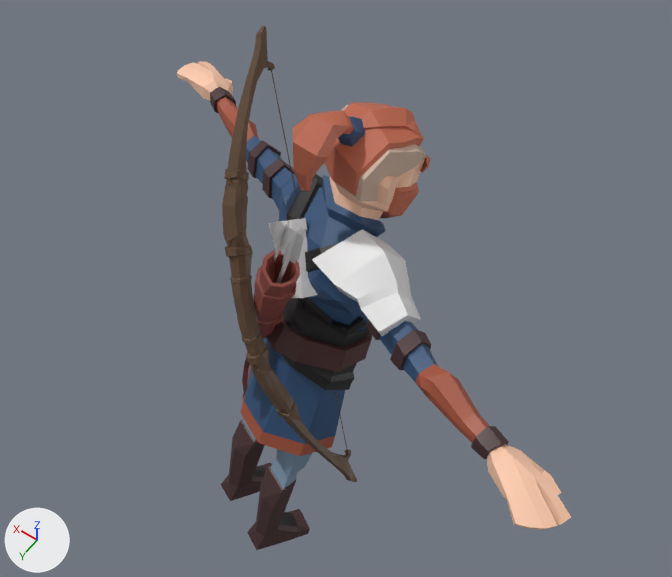
Renders of the glTF model client/models/benji.glb from each side of a commit.
Camera for both pictures: a 50 mm camera at (-1.07, 1.37, 3.3) aimed at (0.02, -0.15, 0.9). Arrows for +X, +Y and +Z are at lower left; the lights stay in place. Where no turn or scale is listed for an object, it has been applied to the vertices. Vertices at the same position are counted once.

In view in the first picture: 'SK_Character_Human_Warrior_Mesh.002', 'SK_Item_SwordHolder_Mesh.001', 'SK_Item_WarriorSholderArmor_Mesh', 'bow', 'quiver'.
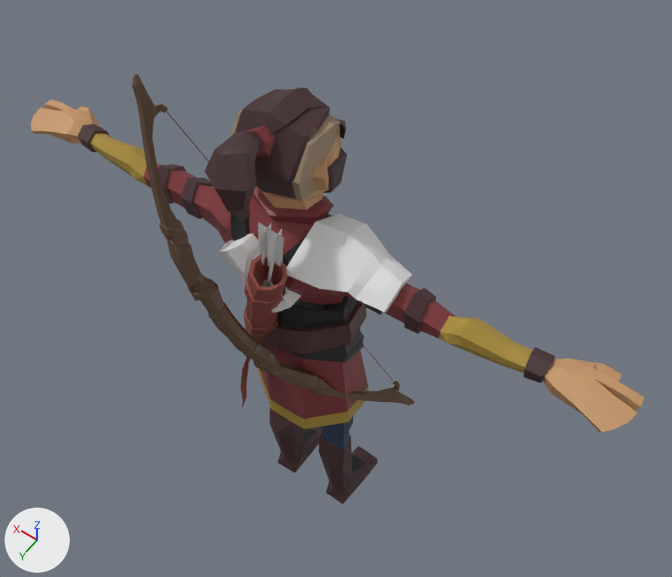
Diff of the bpy script that builds the scene:
```diff
--- a/client/models/benji.glb.py
+++ b/client/models/benji.glb.py
@@ img_characters_brown @@
+img_characters_brown = load_image('Characters_Brown', '_unpacked/Characters_Brown', 512, 512, 'sRGB')
@@ mat_material_001 @@
 mat_material_001 = principled_material('Material.001')
-mat_material_001.texture = img_characters_white
+mat_material_001.texture = img_characters_brown
@@ me_bow_and_arrow_001 @@
 me_bow_and_arrow_001.from_pydata(...)  # 528 vertices, 1040 faces; spans x -0.322..0.347, y -0.27..0.3, z 0.481..1.716
 # used by ob_bow; location = (0.0, 0.0, 0.0)
+# me_bow_and_arrow_001 part 1: the whole mesh is multiplied about its middle by the matrix ((0.999, -0.027, 0.039), (0.0, 0.831, 0.556), (-0.047, -0.555, 0.831)), then moved by (0.015, 0.05, 0.063)
 me_bow_and_arrow_001.materials.append(mat_bow)
@@ me_bow_and_arrow @@
 me_bow_and_arrow.from_pydata(...)  # 402 vertices, 592 faces; spans x -0.223..0.185, y 0.053..0.328, z 0.669..1.743
 # used by ob_quiver; location = (0.0, 0.0, 0.0)
+# me_bow_and_arrow part 2: the whole mesh is multiplied about its middle by the matrix ((0.999, -0.001, 0.047), (0.0, 1.0, 0.005), (-0.047, -0.005, 0.999)), then moved by (0.016, 0.018, -0.018)
 me_bow_and_arrow.materials.append(mat_quiver)
@@ me_sk_character_human_warrior_mesh_002mesh @@
 me_sk_character_human_warrior_mesh_002mesh.from_pydata(...)  # 931 vertices, 1748 faces; spans x -0.99..0.9, y -0.55..0.43, z -0.13..1.72
 # used by ob_sk_character_human_warrior_mesh_002; location = (0.0, 0.0, 0.0)
+# me_sk_character_human_warrior_mesh_002mesh part 3: the whole mesh is multiplied about its middle by the matrix ((0.902, -0.431, 0.007), (0.409, 0.861, 0.303), (-0.137, -0.271, 0.953)), then moved by (0.05, 0.0, 0.13)
 me_sk_character_human_warrior_mesh_002mesh.materials.append(mat_material_001)
@@ me_sk_item_swordholder_mesh_001mesh @@
 me_sk_item_swordholder_mesh_001mesh.from_pydata(...)  # 51 vertices, 98 faces; spans x -0.087..0.148, y -0.047..0.126, z 1.103..1.354
 # used by ob_sk_item_swordholder_mesh_001; location = (0.0, 0.0, 0.0)
+# me_sk_item_swordholder_mesh_001mesh part 4: the whole mesh is multiplied about its middle by the matrix ((0.902, -0.431, 0.007), (0.409, 0.861, 0.303), (-0.137, -0.271, 0.953)), then moved by (0.004, 0.142, 0.07)
@@ me_sk_item_warriorsholderarmor_meshmesh @@
 me_sk_item_warriorsholderarmor_meshmesh.from_pydata(...)  # 39 vertices, 74 faces; spans x -0.394..-0.066, y -0.135..0.153, z 1.223..1.395
 # used by ob_sk_item_warriorsholderarmor_mesh; location = (0.0, 0.0, 0.0)
+# me_sk_item_warriorsholderarmor_meshmesh part 5: the whole mesh is multiplied about its middle by the matrix ((0.902, -0.431, 0.007), (0.409, 0.861, 0.303), (-0.137, -0.271, 0.953)), then moved by (0.044, 0.064, 0.11)
```

Changed parts and their boxes (x1, y1, x2, y2) in the pictures (672 x 577 px):
'SK_Character_Human_Warrior_Mesh.002', surface changed, reshaped (55% wider, 15% shorter)
    before: (177, 61, 571, 550)
    after: (31, 88, 644, 504)
'bow', reshaped (109% wider, 27% shorter)
    before: (222, 26, 357, 482)
    after: (132, 74, 415, 406)
'SK_Item_WarriorSholderArmor_Mesh', reshaped (15% wider, 8% shorter)
    before: (312, 229, 421, 336)
    after: (286, 214, 412, 312)
'quiver', reshaped (25% narrower)
    before: (242, 220, 304, 399)
    after: (241, 223, 287, 407)
'SK_Item_SwordHolder_Mesh.001', reshaped (71% wider)
    before: (269, 218, 317, 298)
    after: (218, 234, 301, 313)
